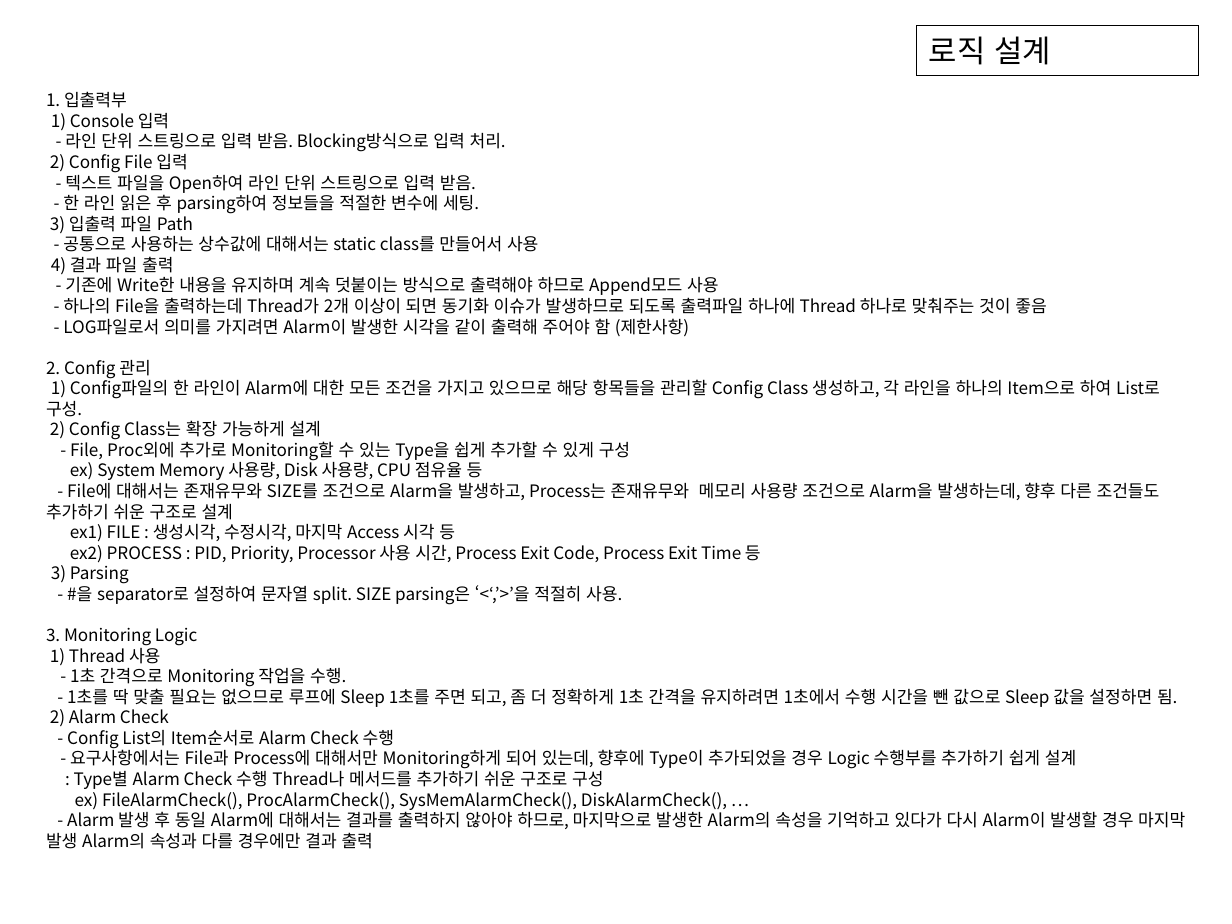
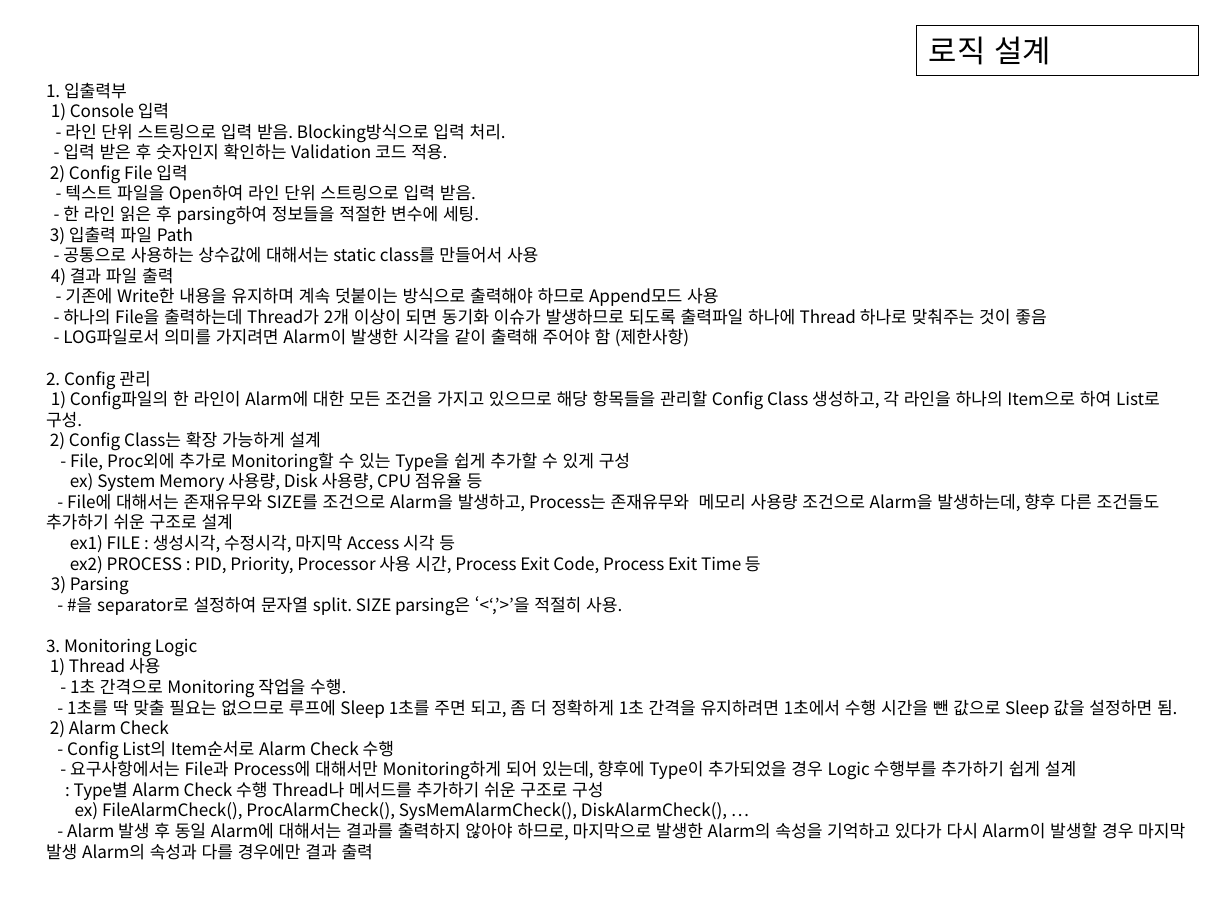
Before and after one commit to ambidext/CS_ConsoleGit, a slide deck: slide 13 of Monitoring/fc.pptx. Drawn at 1232x924 pixels with LibreOffice and Linux fonts; fonts in the diff are those of the drawing. Boxes give left, top, right and bottom in pixels: in the first picture for what was removed or moved away, otherwise in the second. Text is boxed around its words. In the diff, an @@ line names an element or a change of style, - is before the commit and + after.

Commit message:
edit fc.pptx, fc.txt

```diff
--- a/Monitoring/fc.pptx
+++ b/Monitoring/fc.pptx
@@ text "1. 입출력부 1) Console 입력 ...": place and size @@
-text "1. 입출력부 1) Console 입력 ..." at (46,91,1185,849)
+text "1. 입출력부 1) Console 입력 ..." at (46,82,1185,860)
@@ text at (46,82,506,245): text changed @@
-1. 입출력부
-1) Console 입력
-- 라인 단위 스트링으로 입력 받음. Blocking방식으로 입력 처리.
-2) Config File 입력
-- 텍스트 파일을 Open하여 라인 단위 스트링으로 입력 받음.
-- 한 라인 읽은 후 parsing하여 정보들을 적절한 변수에 세팅.
-3) 입출력 파일 Path
+1. 입출력부
+1) Console 입력
+- 라인 단위 스트링으로 입력 받음. Blocking방식으로 입력 처리.
+- 입력 받은 후 숫자인지 확인하는 Validation 코드 적용.
+2) Config File 입력
+- 텍스트 파일을 Open하여 라인 단위 스트링으로 입력 받음.
+- 한 라인 읽은 후 parsing하여 정보들을 적절한 변수에 세팅.
+3) 입출력 파일 Path
```
Also in this commit, not shown: 1 other file.
